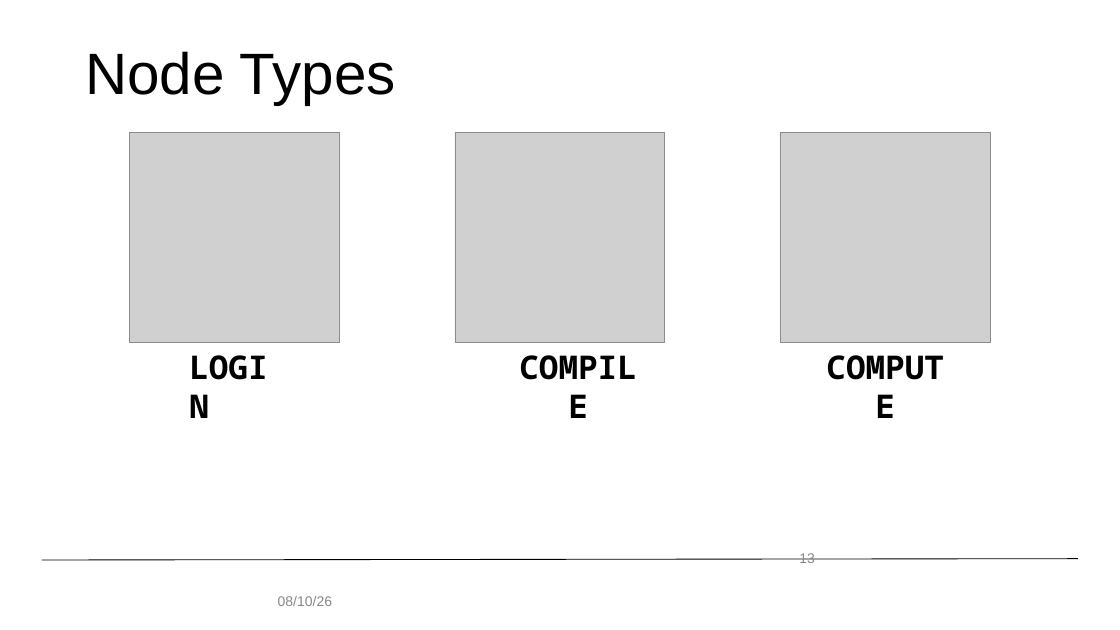
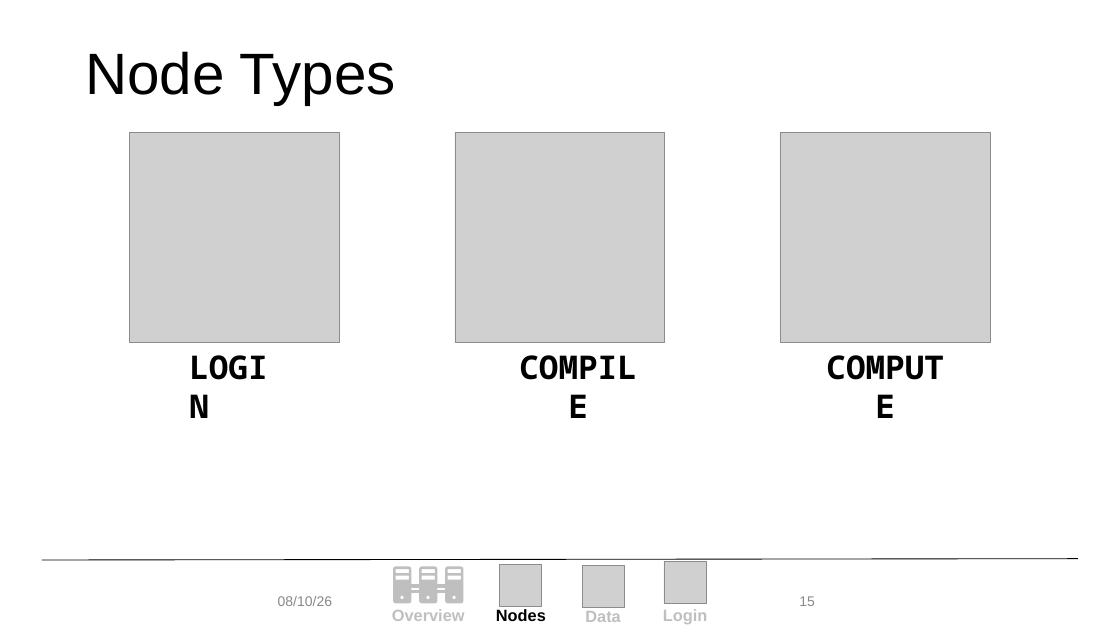
Before and after one commit to b-reyes/hpc_fundamentals_micro_credential, a slide deck: slide 15 of getting_familiar_rc/getting_familiar_rc.pptx (slide 13 before the commit). Drawn at 1120x630 pixels with LibreOffice and Linux fonts; fonts in the diff are those of the drawing; grey boxes stand for pictures; background and template pictures are left out. Boxes give left, top, right and bottom in pixels: in the first picture for what was removed or moved away, otherwise in the second. Text is boxed around its words. In the diff, an @@ line names an element or a change of style, - is before the commit and + after.

```diff
--- a/getting_familiar_rc/getting_familiar_rc.pptx
+++ b/getting_familiar_rc/getting_familiar_rc.pptx
@@ page number removed at (x1=799, y1=553, x2=815, y2=563) @@
-13
@@ page number added at (x1=799, y1=596, x2=815, y2=606), 12 pt, text #888888 @@
+15
@@ group added at (x1=392, y1=562, x2=707, y2=624): 4 texts, 3 pictures, 3 freeform shapes, 1 rectangle @@
+Login
+Overview
+Nodes
+Data
```
Also in this commit, not shown: 24 other slides changed, 18 slides added, 18 slides removed, 1 other file.
